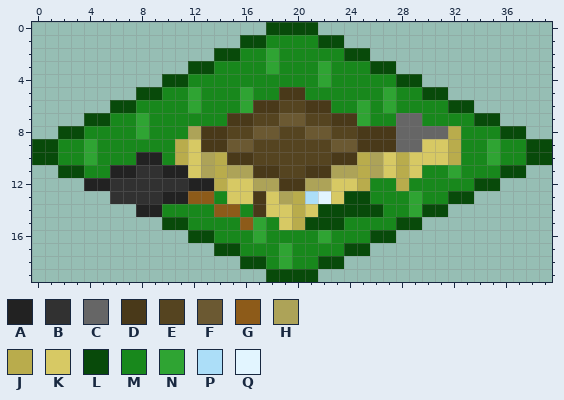
A pixel-art sprite gets an edit: house0.png. Above is the file before it was changed.
The file is 40x20 pixels.
Palette (. is transparent): A #222222  B #313131  C #666666  D #493919  E #554420  F #6b5932  G #8d5b19  H #ada358  J #b9ac4c  K #d7c964  L #084a0a  M #18881c  N #2fa433  P #acdef8  Q #e2f5ff
Pixels before, first column x 0:
 0 ..................LLLL..................
 1 ................LLMMMMLL................
 2 ..............LLMMNMMMMMLL..............
 3 ............LLMMMMNMMMNMMMLL............
 4 ..........LLMMMMMMMMMMNMMMMMLL..........
 5 ........LLMMNMMMNMMDDMMMMMMNMMLL........
 6 ......LLMMMMNMMMNDDEEDDMMNMNMMMMLL......
 7 ....LLMMNMMMMMMDDEEFFEEDDNMMCCMMMMLL....
 8 ..LLMMMMNMMMHDDEEFFEEFFEEDDDCCCCJMMMLL..
 9 LLMMNMMMMMMJKDDFFEEEEEEFFDDDCCKKJMMNMMLL
10 LLMMNMMMAAMJKHJDDEEEEEEDDJHKJKKKJMMNMMLL
11 ..LLMMAABBAAKHJHHDDEEDDHHJHKJKMMNMMMLL..
12 ....AABBBBBBAAJKKHHDDHHKKJMMJMMMMMLL....
13 ......BBBBAAGGMKKDKHJPQKLLMMMNMMLL......
14 ........AAMMMMGGMDKKJKLLLLLMMNLL........
15 ..........LLMMMMGNMKJLLLMMMMLL..........
16 ............LLMMMNMMMMNMMMLL............
17 ..............LLMMMNMMMMLL..............
18 ................LLMNMMLL................
19 ..................LLLL..................
Once edited:
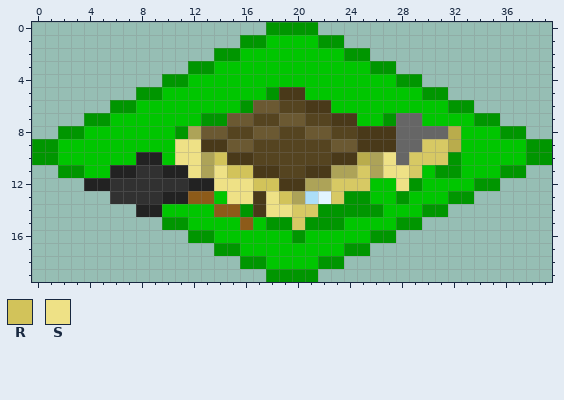
Colours new in this view: R #d2c35a  S #eee186
From old to new:
colour L: #084a0a -> #009600
colour M: #18881c -> #00c600
y 2: x 18 N -> M
y 3: x 18 N -> M; x 22 N -> M
y 4: x 22 N -> M
y 5: x 12 N -> M; x 16 N -> M; x 18 M -> L; x 27 N -> M
y 6: x 12 N -> M; x 16..18 NDD -> LFF; x 25 N -> M; x 27 N -> M
y 7: x 8 N -> M; x 13..16 MMDD -> LLFF; x 25 N -> M; x 27 M -> L
y 8: x 8 N -> M; x 11 M -> L; x 13..14 DD -> FF
y 9: x 4 N -> M; x 11..12 JK -> SS; x 35 N -> M
y 10: x 4 N -> M; x 11..12 JK -> SS; x 14 J -> R; x 27..28 KJ -> SC; x 32 J -> L; x 35 N -> M
y 11: x 12 K -> S; x 14..16 JHH -> SRR; x 25 J -> K; x 27..28 KJ -> SS; x 31..32 MN -> LL
y 12: x 14..18 JKKHH -> SSSRR; x 25 J -> K; x 28..29 JM -> SL
y 13: x 15..16 KK -> SS; x 18..20 KHJ -> SRH; x 28..29 MN -> LM
y 14: x 16 M -> L; x 18..20 KKJ -> SSK; x 29 N -> M
y 15: x 17..20 NMKJ -> MLLK
y 16: x 17 N -> M; x 20 M -> L; x 22 N -> M
y 17..18: x 19 N -> M
Changed places in both pictures, as pixel boxes (x1, y1, x2, y2):
changed: (32, 22, 552, 282)
